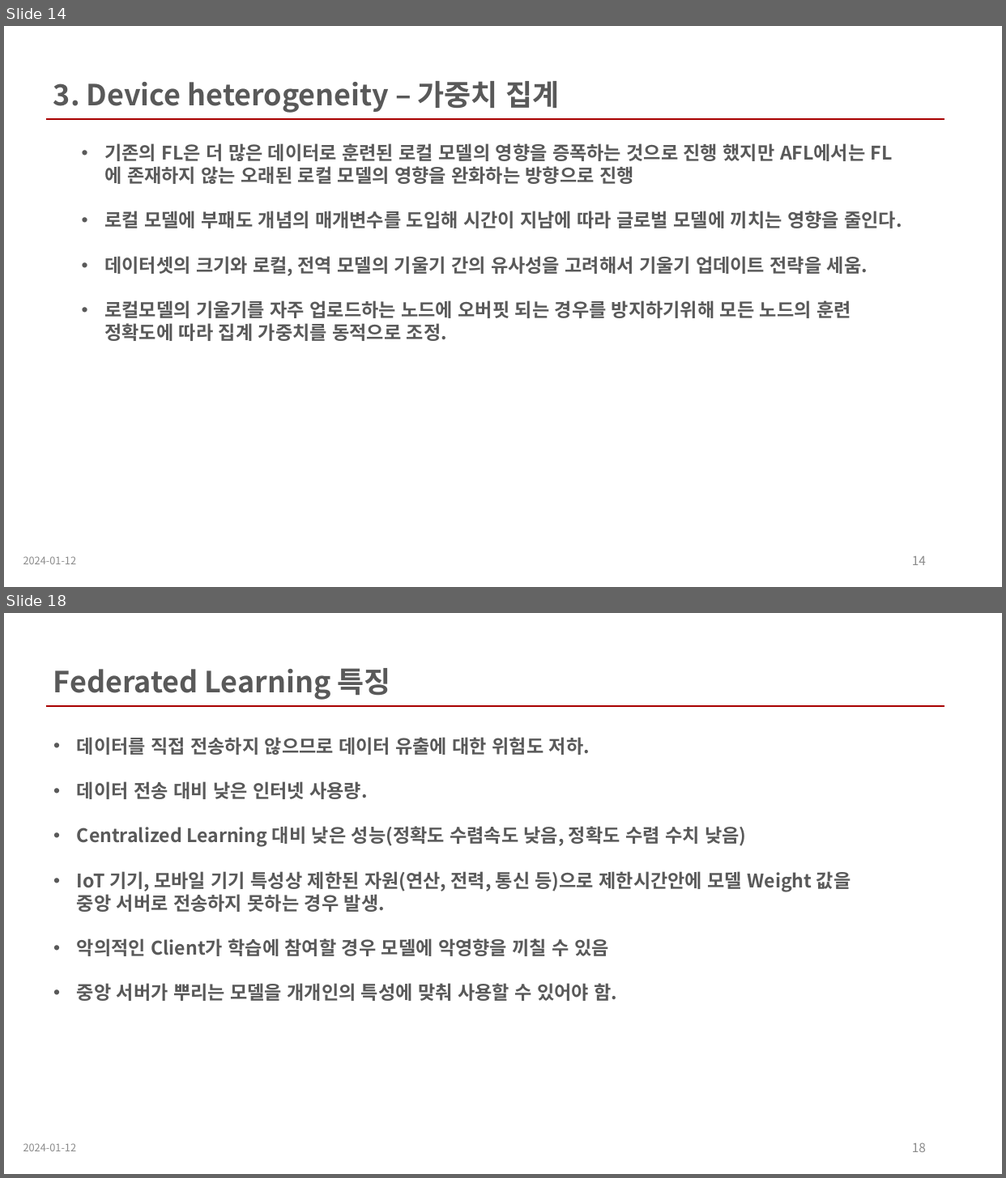
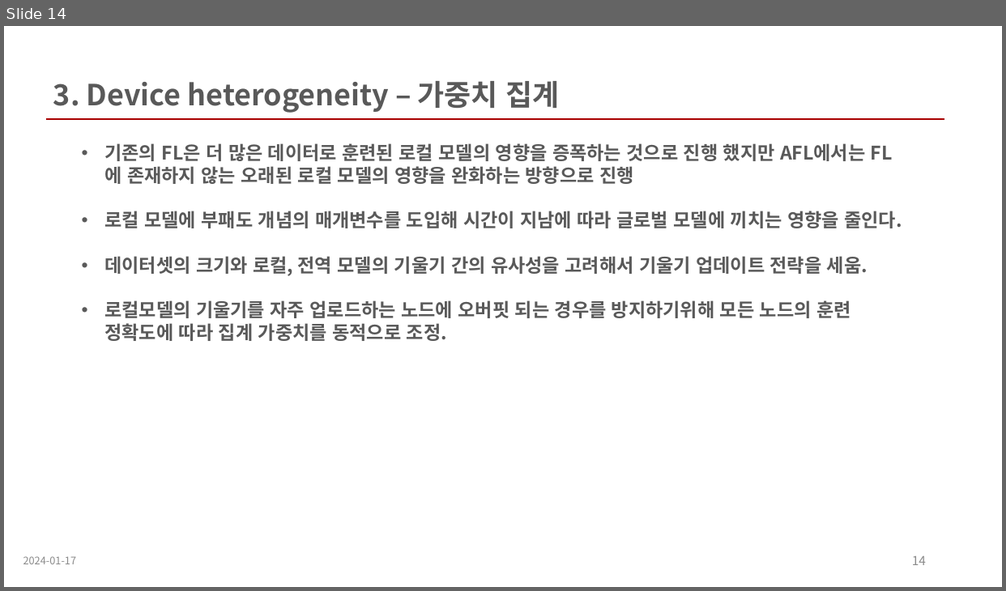
Before and after one commit to wkdnffla3/Dev_doc, a slide deck: not_dev/Asynchronous federated learning on heterogeneous devices A survey.pptx. Shown one above the other, each under a label of ours: slides 14 and 18 before the commit, slide 14 after it; the slides between them are not shown. The pictures are 1006x1178 and 1006x591 pixels, drawn with LibreOffice and Linux fonts; fonts in the diff are those of the drawing. Boxes give left, top, right and bottom in pixels: in the first picture for what was removed or moved away, otherwise in the second. Text is boxed around its words. In the diff, an @@ line names an element or a change of style, - is before the commit and + after.

```diff
--- a/not_dev/Asynchronous federated learning on heterogeneous devices A survey.pptx
+++ b/not_dev/Asynchronous federated learning on heterogeneous devices A survey.pptx
@@ slide 18 removed at bbox=[4, 613, 1002, 1174], background #FFFFFF @@
@@ text removed at bbox=[53, 668, 391, 700] @@
-Federated Learning 특징
@@ line removed from (46, 707) to (945, 707) @@
@@ text removed at bbox=[77, 737, 851, 1001] @@
-• 데이터를 직접 전송하지 않으므로 데이터 유출에 대한 위험도 저하.
-• 데이터 전송 대비 낮은 인터넷 사용량.
-• Centralized Learning 대비 낮은 성능(정확도 수렴속도 낮음, 정확도 수렴 수치 낮음)
-• IoT 기기, 모바일 기기 특성상 제한된 자원(연산, 전력, 통신 등)으로 제한시간안에 모델 Weight 값을 중앙 서버로 전송하지 못하는 경우 발생.
-• 악의적인 Client가 학습에 참여할 경우 모델에 악영향을 끼칠 수 있음
-• 중앙 서버가 뿌리는 모델을 개개인의 특성에 맞춰 사용할 수 있어야 함.
@@ text removed at bbox=[23, 1144, 77, 1152] @@
-2024-01-12
@@ page number removed at bbox=[912, 1143, 926, 1152] @@
-18
@@ slide 14 changed as well @@
@@ text at bbox=[23, 557, 77, 565]: text changed @@
-2024-01-12
+2024-01-17
```
Also in this commit, not shown: 13 other slides changed, 11 slides added, 3 other slides removed, 2 other files.
